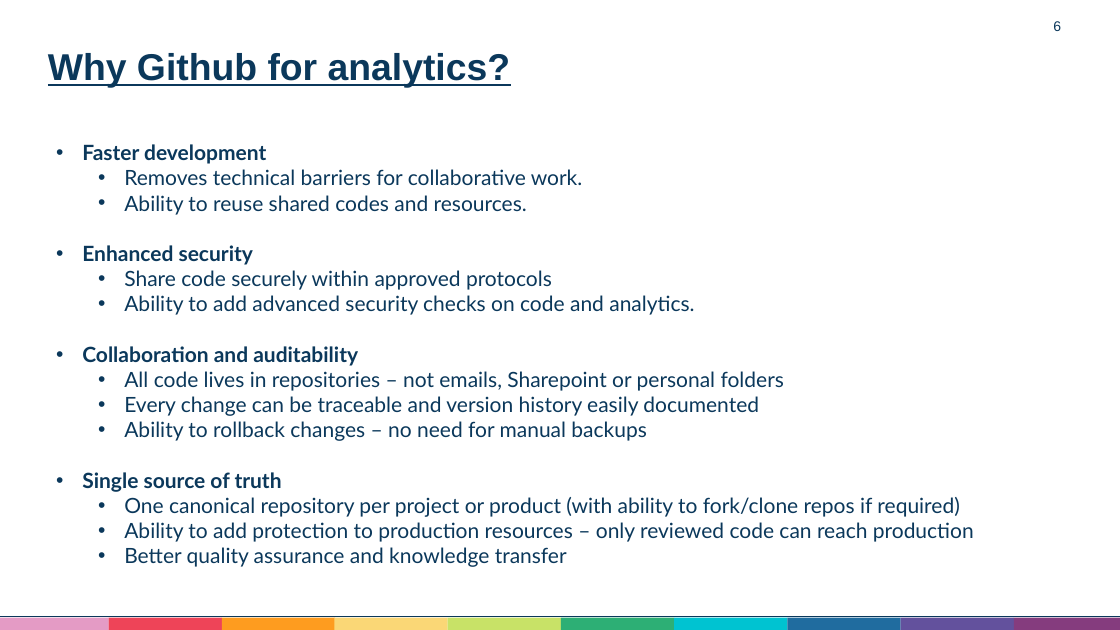
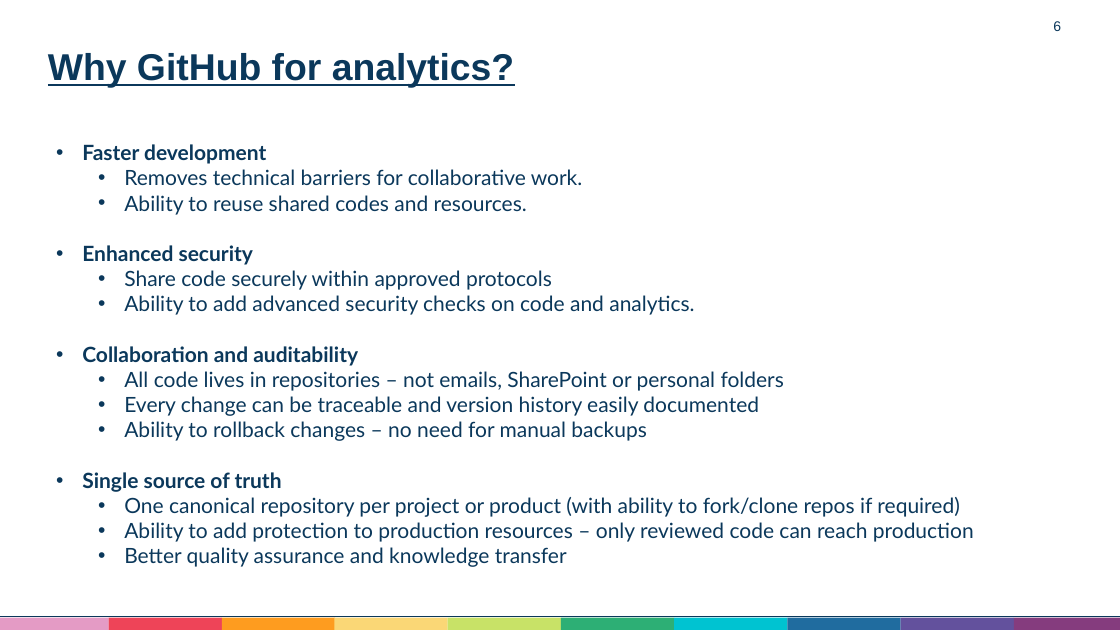
Before and after one commit to Aneurin-Bevan-University-Health-Board/biu_GitHub_Training, a slide deck: slide 6 of Training/Github Training.pptx. Drawn at 1120x630 pixels with LibreOffice and Linux fonts; fonts in the diff are those of the drawing. Boxes give left, top, right and bottom in pixels: in the first picture for what was removed or moved away, otherwise in the second. Text is boxed around its words. In the diff, an @@ line names an element or a change of style, - is before the commit and + after.

```diff
--- a/Training/Github Training.pptx
+++ b/Training/Github Training.pptx
@@ title at box(48, 53, 514, 88): text changed @@
-Why Github for analytics?
+Why GitHub for analytics?
@@ text at box(124, 371, 784, 391): text changed @@
-  • All code lives in repositories – not emails, Sharepoint or personal folders
+  • All code lives in repositories – not emails, SharePoint or personal folders
```
Also in this commit, not shown: 16 other slides changed, 1 slide added, 1 other file.
